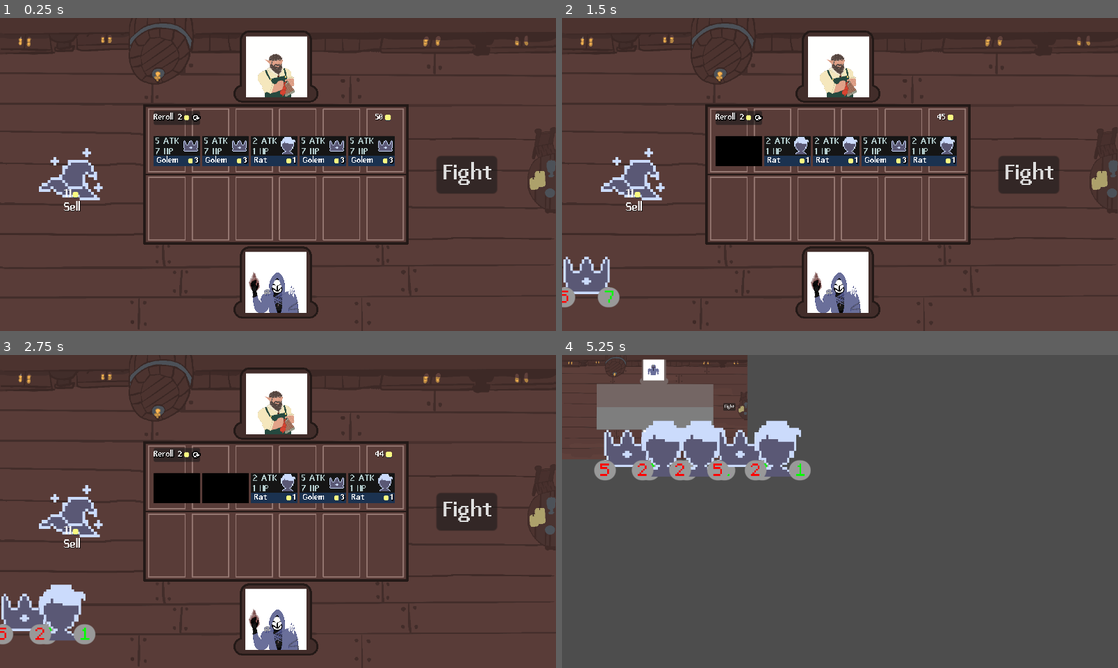
Above: before the commit, frames 1-4 (two rows, left to right).
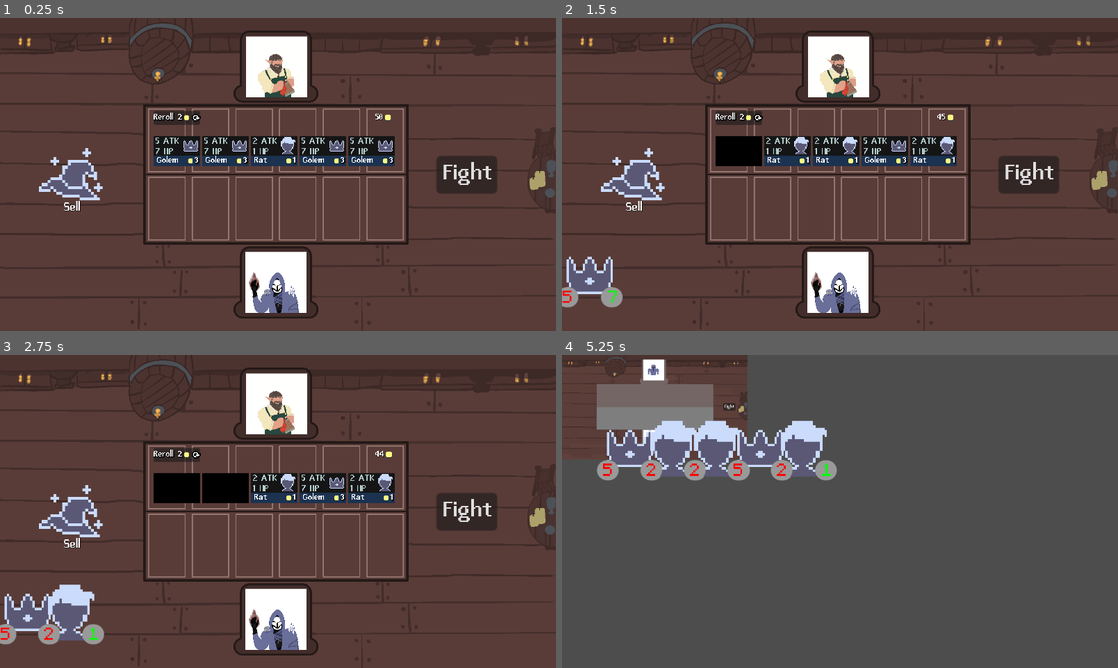
Above: after the commit, the same moments.

Repository: NotEuanB/IMY300
Game: Godot game, scene res://Scenes/Board/board.tscn
Two runs of this game, one before a commit and one after it. Both use one fixed random seed, a clock stepped at 60 frames per second and the inputs below.
Inputs (mouse positions are in pixels of both pictures, inside the frame that each line leads up to):
- Up to frame 1 (0.25 s): no input
- Up to frame 2 (1.5 s): click (739, 118) at 0.5 s; click (739, 149) at 1.25 s
- Up to frame 3 (2.75 s): click (227, 486) at 2.02 s
- Up to frame 4 (5.25 s): click (834, 486) at 2.77 s; click (884, 486) at 3.52 s; click (934, 486) at 4.27 s; click "Fight" at 5 s

The runs differ from the first frame. In frame 1, less than 0.1% of the frame differs, in the area x 11-15%, y 54-58%; in frame 2, 0.6%; in frame 3, 1.4%; in frame 4, 4.3%, in the area x 5-50%, y 20-41%.

Commit message:
half half fix

Diff:
--- a/IMY300 Main Game/new-game-project/Scenes/Sell Portal/sell_portal.tscn
+++ b/IMY300 Main Game/new-game-project/Scenes/Sell Portal/sell_portal.tscn
@@ -38,6 +38,7 @@
 
 [node name="Gold" type="HBoxContainer" parent="."]
 unique_name_in_owner = true
+visible = false
 offset_top = 67.0
 offset_right = 64.0
 offset_bottom = 85.0
--- a/IMY300 Main Game/new-game-project/new_tile_set.tres
+++ b/IMY300 Main Game/new-game-project/new_tile_set.tres
@@ -43,5 +43,5 @@
 0:11/0 = 0
 
 [resource]
-tile_size = Vector2i(130, 220)
+tile_size = Vector2i(150, 220)
 sources/0 = SubResource("TileSetAtlasSource_ujgj0")
